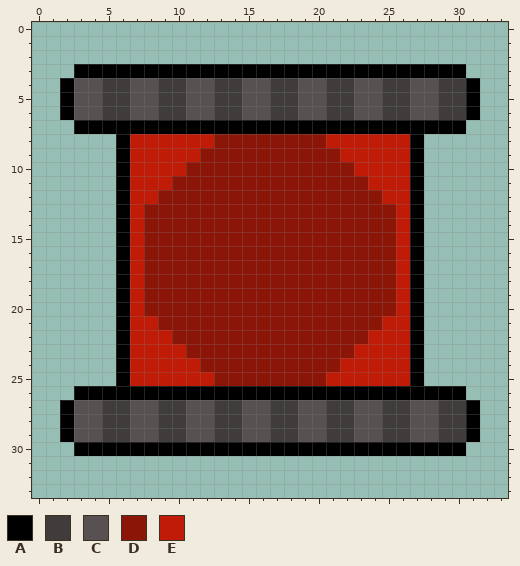
Pixel-art file: ProjectFiles/Tanks/Player/idle.aseprite. The picture above is the old version.
34x34 pixels, 1 frame. Colours within 5 levels of each other are drawn and written as one.
Palette (. is transparent): A #000000  B #403c3c  C #575151  D #8b1608  E #bf1b07
Pixels before, first column x 2:
 3 .AAAAAAAAAAAAAAAAAAAAAAAAAAAA.
 4 ACCBBCCBBCCBBCCBBCCBBCCBBCCBBA
 5 ACCBBCCBBCCBBCCBBCCBBCCBBCCBBA
 6 ACCBBCCBBCCBBCCBBCCBBCCBBCCBBA
 7 .AAAAAAAAAAAAAAAAAAAAAAAAAAAA.
 8 ....AEEEEEEDDDDDDDDEEEEEEA....
 9 ....AEEEEEDDDDDDDDDDEEEEEA....
10 ....AEEEEDDDDDDDDDDDDEEEEA....
11 ....AEEEDDDDDDDDDDDDDDEEEA....
12 ....AEEDDDDDDDDDDDDDDDDEEA....
13 ....AEDDDDDDDDDDDDDDDDDDEA....
14 ....AEDDDDDDDDDDDDDDDDDDEA....
15 ....AEDDDDDDDDDDDDDDDDDDEA....
16 ....AEDDDDDDDDDDDDDDDDDDEA....
17 ....AEDDDDDDDDDDDDDDDDDDEA....
18 ....AEDDDDDDDDDDDDDDDDDDEA....
19 ....AEDDDDDDDDDDDDDDDDDDEA....
20 ....AEDDDDDDDDDDDDDDDDDDEA....
21 ....AEEDDDDDDDDDDDDDDDDEEA....
22 ....AEEEDDDDDDDDDDDDDDEEEA....
23 ....AEEEEDDDDDDDDDDDDEEEEA....
24 ....AEEEEEDDDDDDDDDDEEEEEA....
25 ....AEEEEEEDDDDDDDDEEEEEEA....
26 .AAAAAAAAAAAAAAAAAAAAAAAAAAAA.
27 ACCBBCCBBCCBBCCBBCCBBCCBBCCBBA
28 ACCBBCCBBCCBBCCBBCCBBCCBBCCBBA
29 ACCBBCCBBCCBBCCBBCCBBCCBBCCBBA
30 .AAAAAAAAAAAAAAAAAAAAAAAAAAAA.
Once edited:
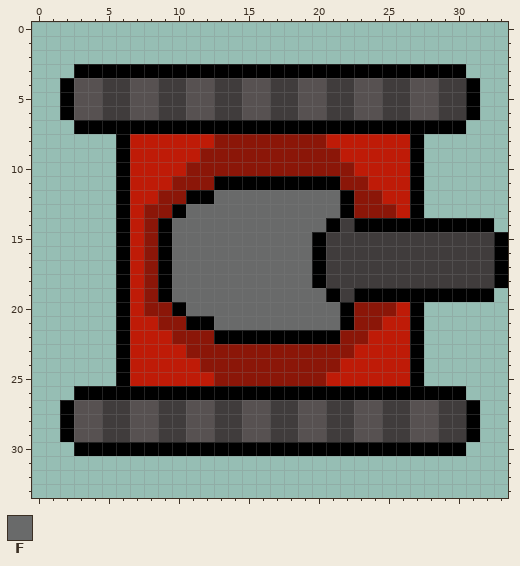
Colours new in this view: F #696a6a
The edit:
layer "Layer 2" now shown
Layer "Layer 2":
The author put colour A in row 14 at x 28 to 32; in rows 15 to 18 at x 33; in row 19 at x 28 to 32.
Colour D becomes colour A in row 11 at x 13 to 21; in row 12 at x 11 to 12 and 22; in row 13 at x 10 and 22; in row 14 at x 9, 21 and 23 to 25; in rows 15 to 18 at x 9 and 20; in row 19 at x 9, 21 and 23 to 25.
Colour D becomes colour A in row 20 at x 10 and 22; in row 21 at x 11 to 12 and 22; in row 22 at x 13 to 21.
Colour E becomes colour A in row 14 at x 26; in row 19 at x 26.
The author put colour B in rows 15 to 18 at x 28 to 32.
Colour A becomes colour B in rows 15 to 18 at x 27.
Colour D becomes colour B in row 14 at x 22; in rows 15 to 18 at x 21 to 25; in row 19 at x 22.
Colour E becomes colour B in rows 15 to 18 at x 26.
Colour D becomes colour F in row 12 at x 13 to 21; in row 13 at x 11 to 21; in row 14 at x 10 to 20; in rows 15 to 18 at x 10 to 19; in row 19 at x 10 to 20; in row 20 at x 11 to 21.
Colour D becomes colour F in row 21 at x 13 to 21.
